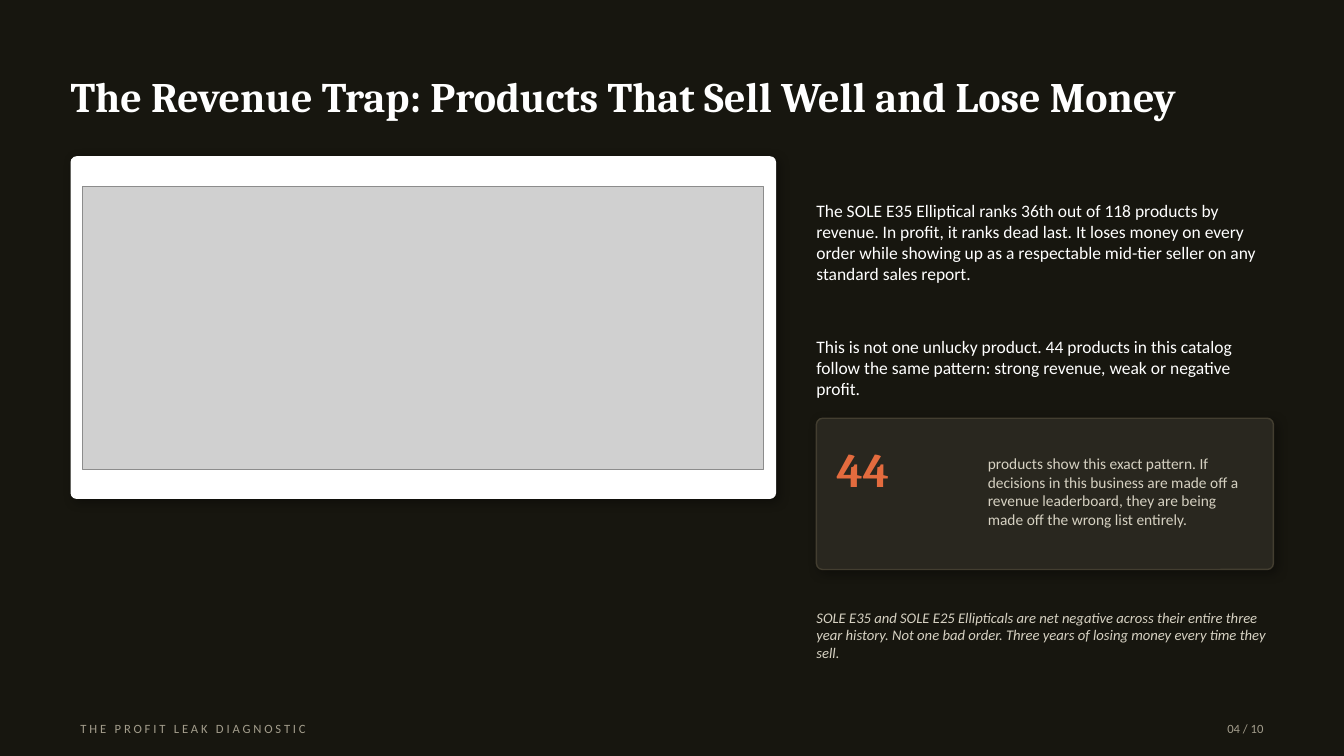
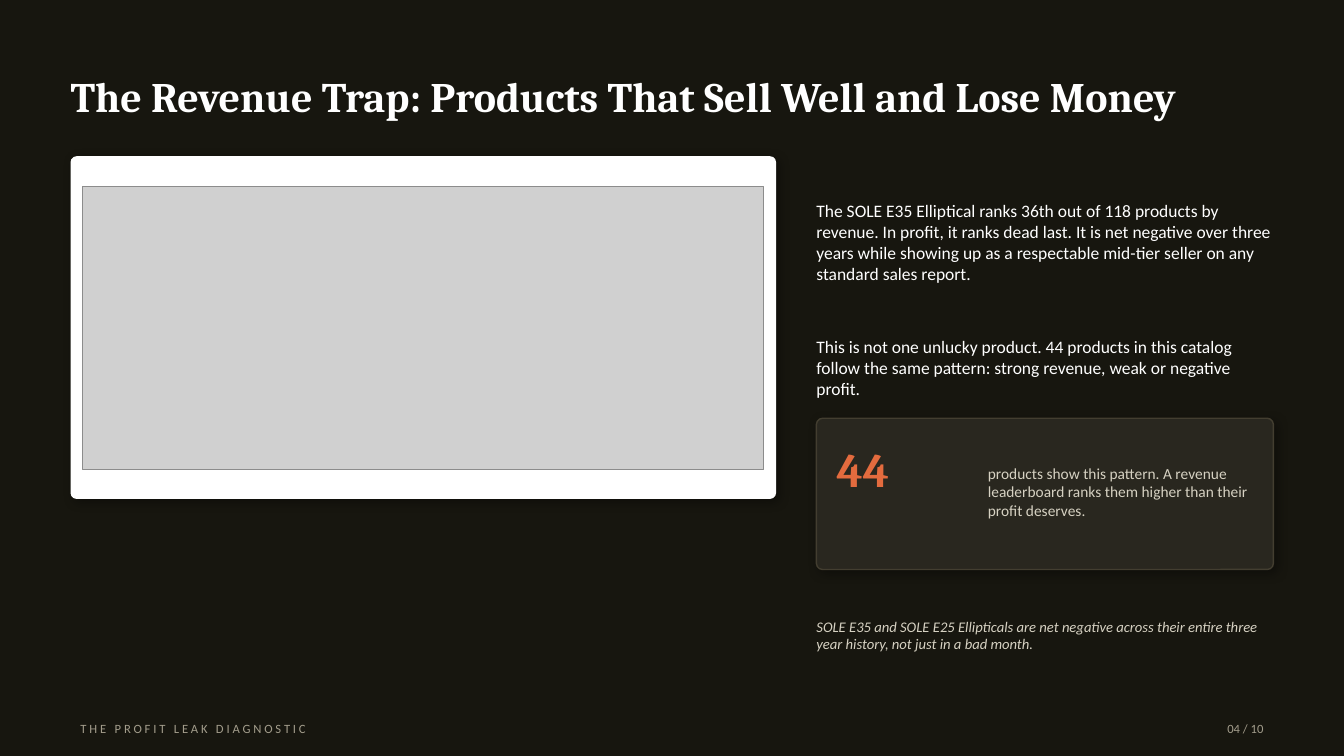
Before and after one commit to zeeshan-akram-ds/ecommerce-revenue-illusion-audit, a slide deck: slide 4 of Presentation/profit_leak_diagnostic_deck.pptx. Drawn at 1344x756 pixels with LibreOffice and Linux fonts; fonts in the diff are those of the drawing; grey boxes stand for pictures. Boxes give left, top, right and bottom in pixels: in the first picture for what was removed or moved away, otherwise in the second. Text is boxed around its words. In the diff, an @@ line names an element or a change of style, - is before the commit and + after.

Commit message:
fix: Updated both pptx and pdf presentation according to report updates, updated the decision about 28 low performing skus

```diff
--- a/Presentation/profit_leak_diagnostic_deck.pptx
+++ b/Presentation/profit_leak_diagnostic_deck.pptx
@@ text at (x1=816, y1=205, x2=1270, y2=283): text changed @@
-The SOLE E35 Elliptical ranks 36th out of 118 products by revenue. In profit, it ranks dead last. It loses money on every order while showing up as a respectable mid-tier seller on any standard sales report.
+The SOLE E35 Elliptical ranks 36th out of 118 products by revenue. In profit, it ranks dead last. It is net negative over three years while showing up as a respectable mid-tier seller on any standard sales report.
@@ text at (x1=988, y1=468, x2=1247, y2=519): text changed @@
-products show this exact pattern. If decisions in this business are made off a revenue leaderboard, they are being made off the wrong list entirely.
+products show this pattern. A revenue leaderboard ranks them higher than their profit deserves.
@@ text at (x1=816, y1=622, x2=1257, y2=652): text changed @@
-SOLE E35 and SOLE E25 Ellipticals are net negative across their entire three year history. Not one bad order. Three years of losing money every time they sell.
+SOLE E35 and SOLE E25 Ellipticals are net negative across their entire three year history, not just in a bad month.
```
Also in this commit, not shown: 8 other slides changed, 1 other file.
